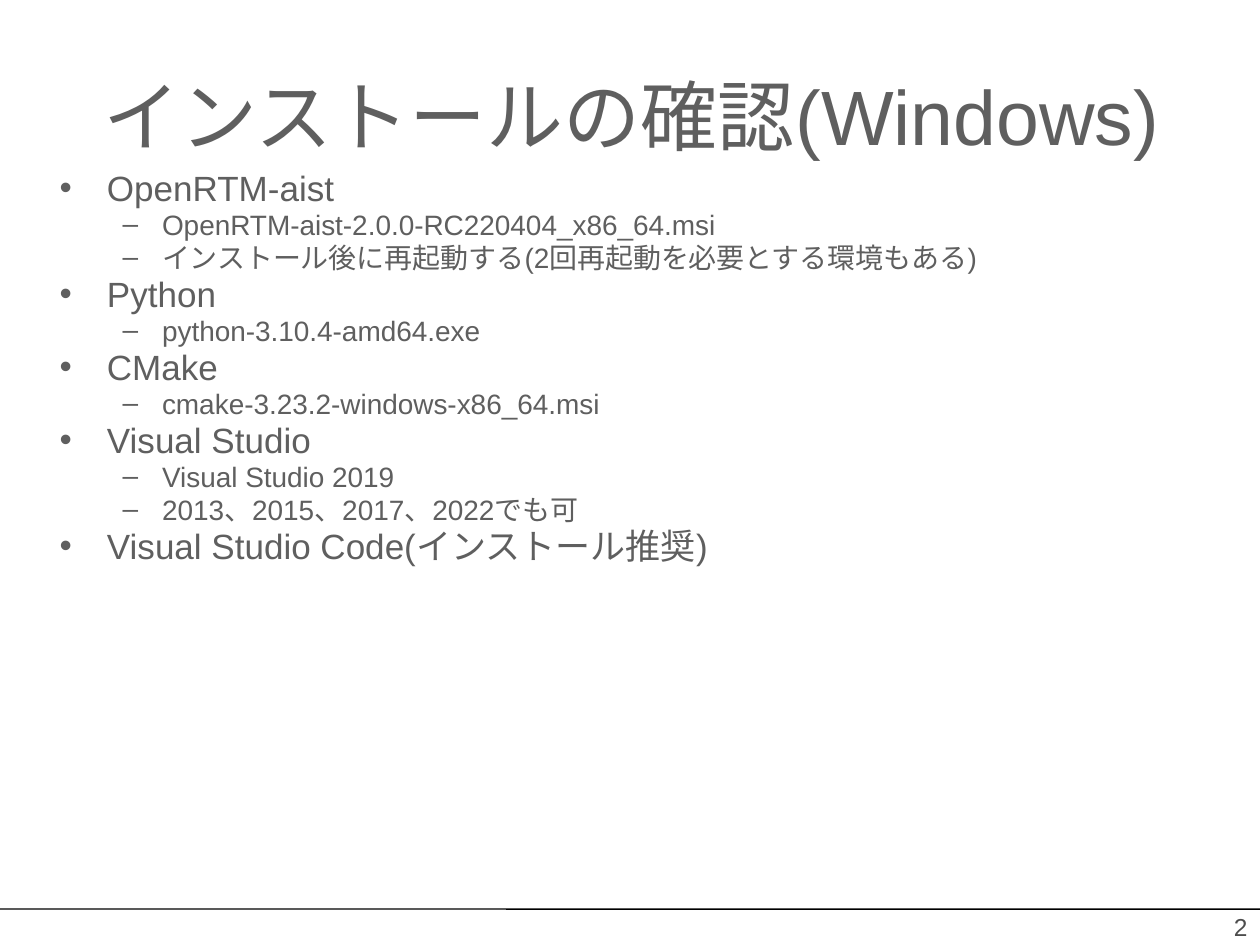
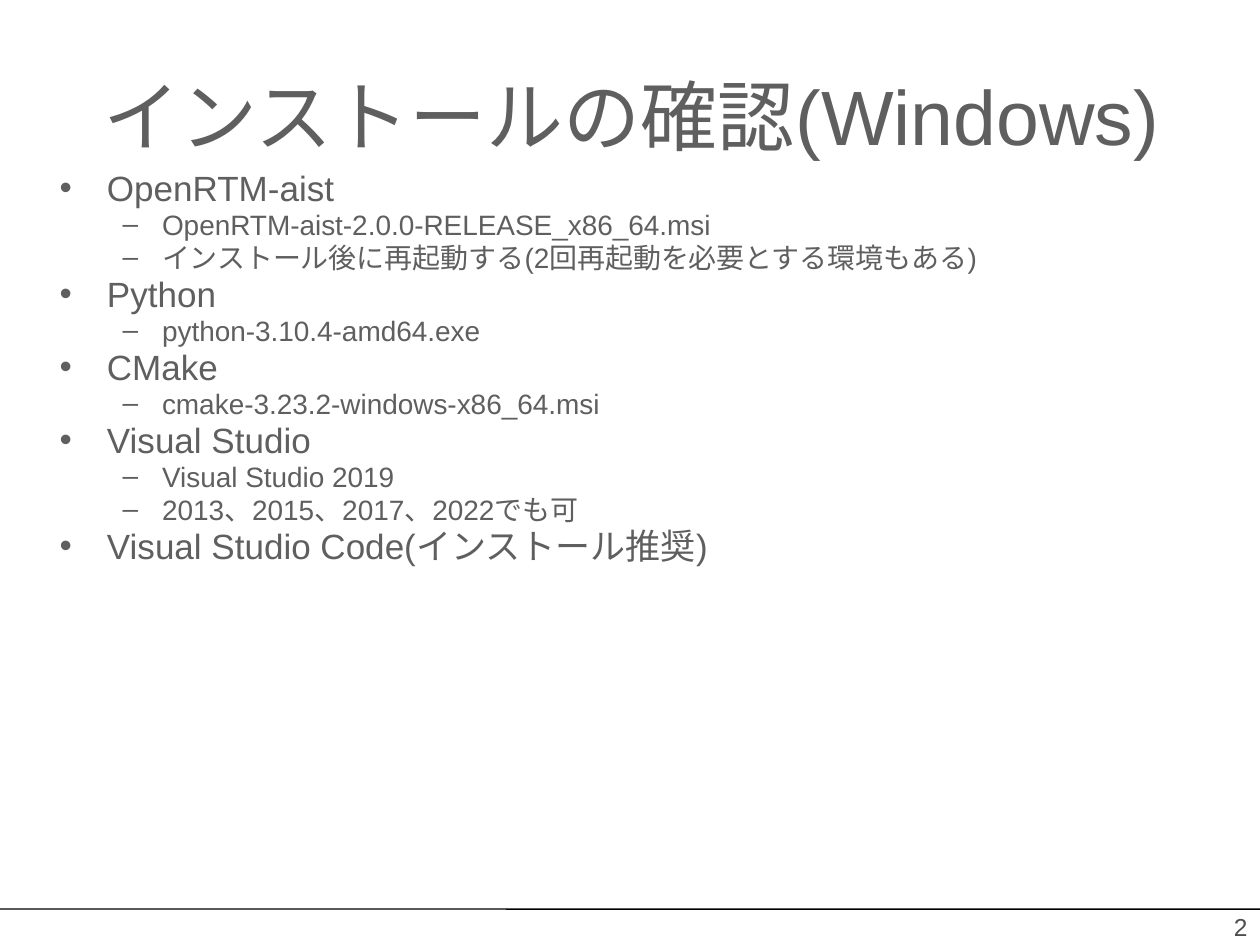
Before and after one commit to OpenRTM/RTM_Tutorial, a slide deck: slide 2 of ppt/インストールの確認.pptx. Drawn at 1260x945 pixels with LibreOffice and Linux fonts; fonts in the diff are those of the drawing; background and template pictures are left out. Boxes give left, top, right and bottom in pixels: in the first picture for what was removed or moved away, otherwise in the second. Text is boxed around its words. In the diff, an @@ line names an element or a change of style, - is before the commit and + after.

```diff
--- a/ppt/インストールの確認.pptx
+++ b/ppt/インストールの確認.pptx
@@ text at [162, 214, 711, 240]: text changed @@
-  – OpenRTM-aist-2.0.0-RC220404_x86_64.msi
+  – OpenRTM-aist-2.0.0-RELEASE_x86_64.msi
```
Also in this commit, not shown: 1 other slide changed, 9 other files.
